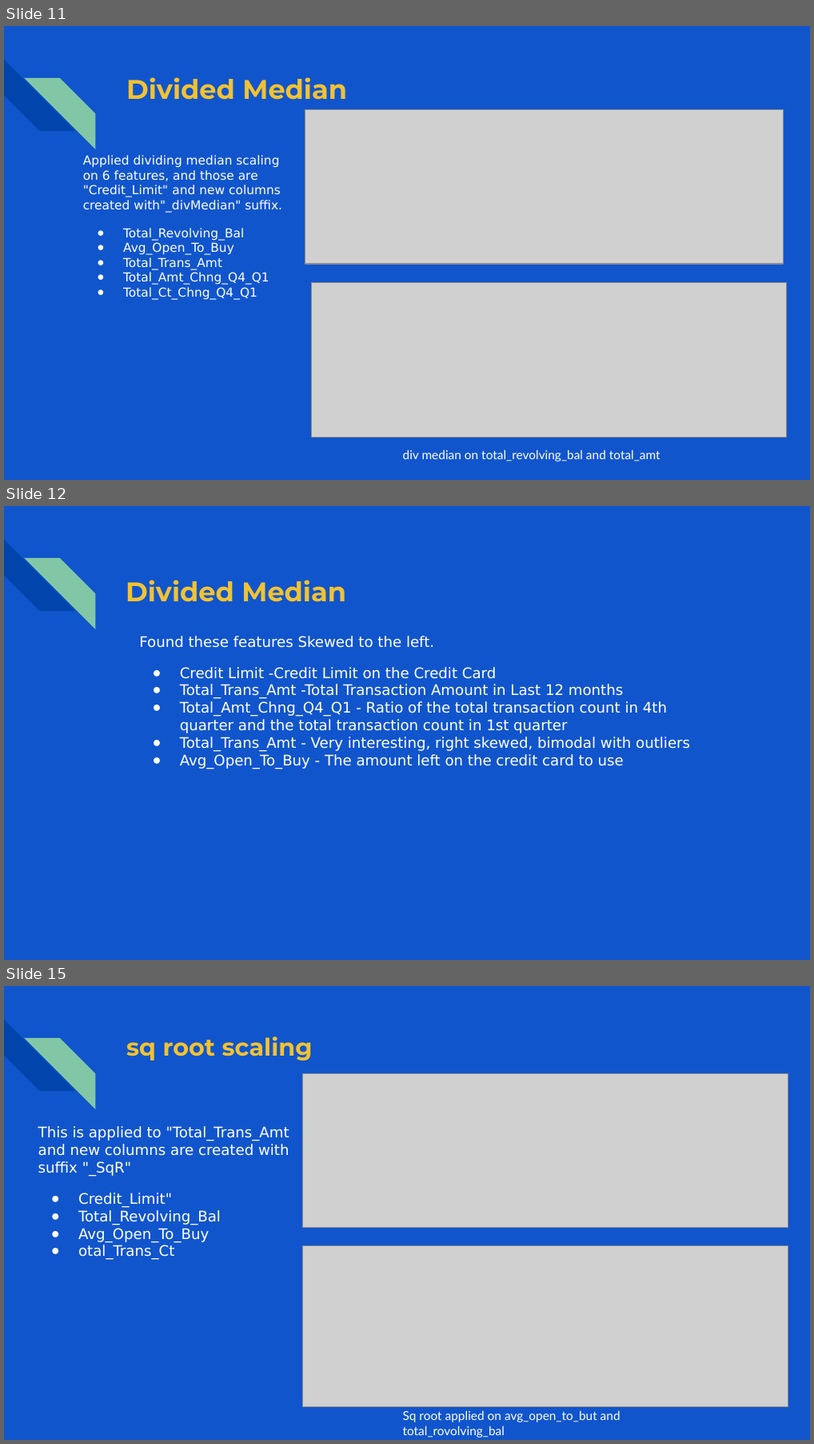
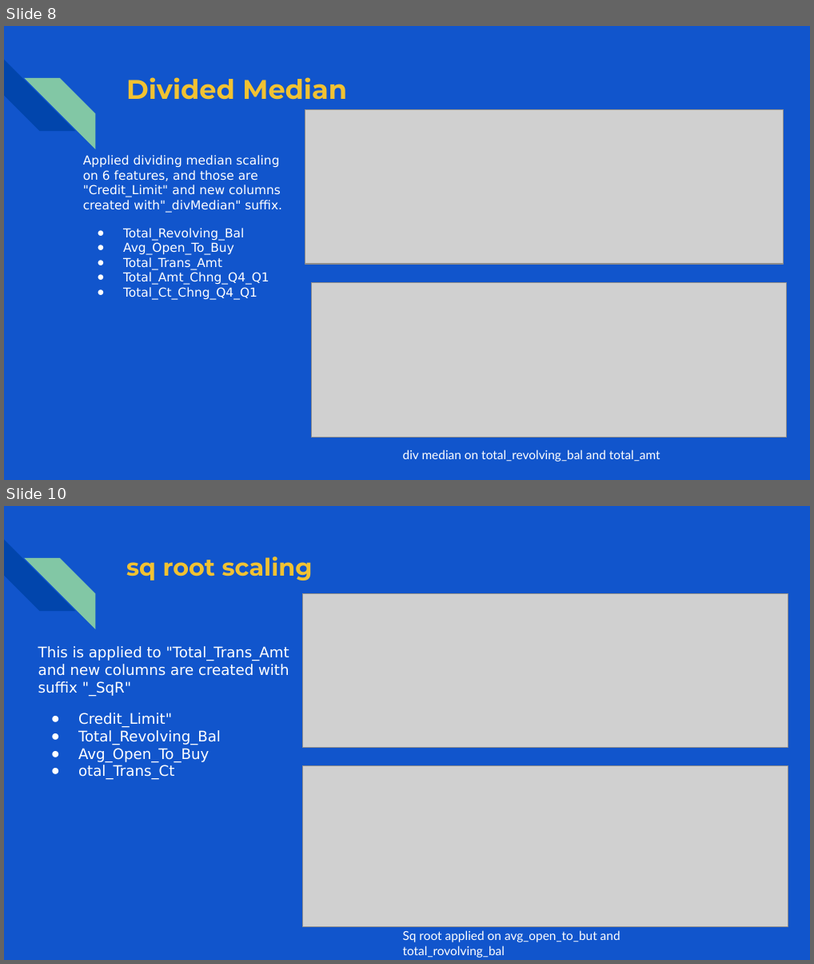
Before and after one commit to shaisid01/Data-Science, a slide deck: CapstoneProjects/Capstone 2/Docs/Customer Attrition Prediction on Credit Card data.pptx. Shown one above the other, each under a label of ours: slides 11, 12 and 15 before the commit, slides 8 and 10 after it; the slides between them are not shown. The pictures are 814x1444 and 814x964 pixels, drawn with LibreOffice and Linux fonts; fonts in the diff are those of the drawing; grey boxes stand for pictures. Boxes give left, top, right and bottom in pixels: in the first picture for what was removed or moved away, otherwise in the second. Text is boxed around its words. In the diff, an @@ line names an element or a change of style, - is before the commit and + after.

```diff
--- a/CapstoneProjects/Capstone 2/Docs/Customer Attrition Prediction on Credit Card data.pptx
+++ b/CapstoneProjects/Capstone 2/Docs/Customer Attrition Prediction on Credit Card data.pptx
@@ slide 12 removed at [4, 506, 810, 960], background #1155CC; not listed: 2 template elements that a slide beside it also shows @@
@@ title removed at [126, 580, 346, 602] @@
-Divided Median
@@ text removed at [139, 636, 690, 768] @@
-Found these features Skewed to the left.
-● Credit Limit -Credit Limit on the Credit Card
-● Total_Trans_Amt -Total Transaction Amount in Last 12 months
-● Total_Amt_Chng_Q4_Q1 - Ratio of the total transaction count in 4th quarter and the total transaction count in 1st quarter
-● Total_Trans_Amt - Very interesting, right skewed, bimodal with outliers
-● Avg_Open_To_Buy - The amount left on the credit card to use
@@ what was slide 11 is now slide 8 @@
@@ what was slide 15 is now slide 10 @@
```
Also in this commit, not shown: 6 slides changed, 6 other slides removed, 1 other file.
